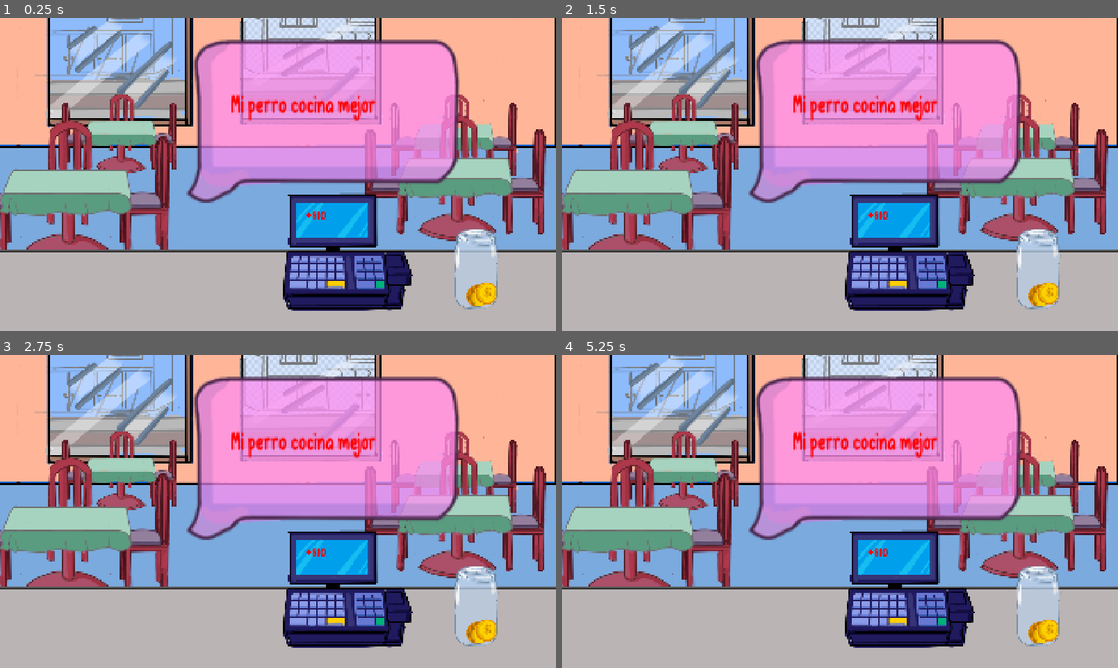
Above: before the commit, frames 1-4 (two rows, left to right).
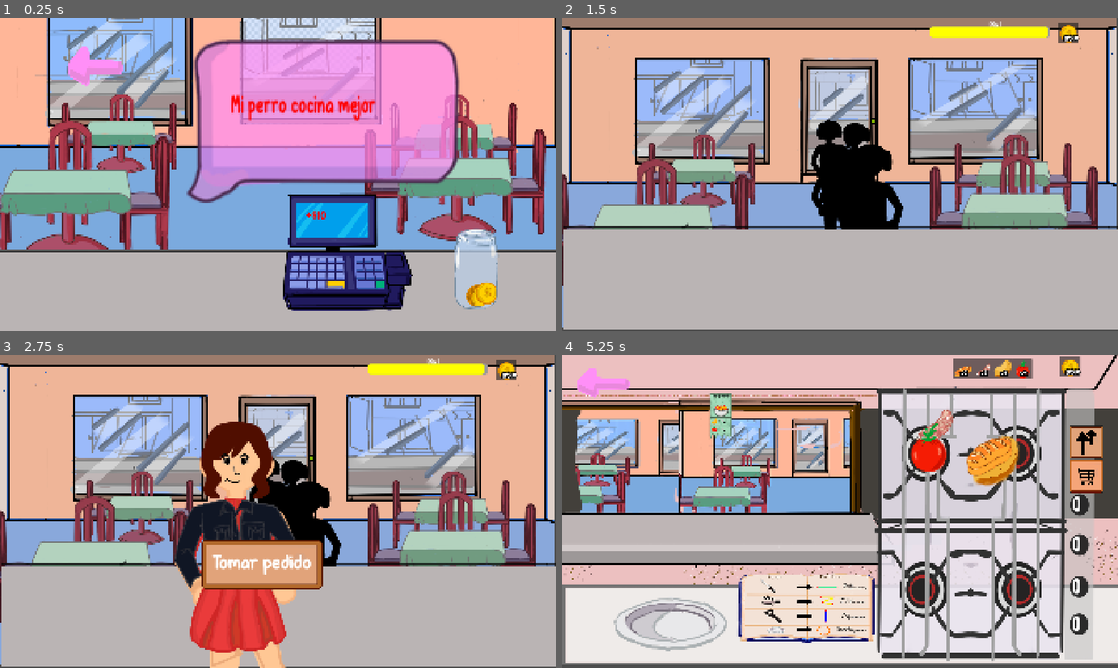
Above: after the commit, the same moments.

Repository: KimHana1/chorikazam
Game: Godot game, scene res://Escenas/entrega.tscn
Same seed, same stepped clock (60 frames per second), same inputs: the game is played once before the commit and once after it. This scene is started directly instead of the project's main scene.
Inputs (mouse positions are in pixels of both pictures, inside the frame that each line leads up to):
- Up to frame 1 (0.25 s): no input
- Up to frame 2 (1.5 s): click (656, 64) at 0.52 s; click (600, 268) at 1.27 s
- Up to frame 3 (2.75 s): click (38, 605) at 2.02 s
- Up to frame 4 (5.25 s): click (823, 564) at 2.75 s, where only the run after the commit has a clickable "Tomar pedido"; click (600, 605) at 3.52 s; move the mouse to (962, 495) at 4.27 s; click (962, 495) at 4.42 s; click (828, 564) at 5 s, where only the run after the commit has a clickable "Cocinar"

The runs differ from the first frame. In frame 1, 0.6% of the frame differs, in the area x 12-23%, y 9-22%; in frame 2, 71%; in frame 3, 76%; in frame 4, 98%, in the area x 0-100%, y 0-100%.
Error before the commit: Invalid access to property or key 'id' on a base object of type 'Dictionary'. (res://entrega.gd:83)

Commit message:
arreglo de escenas

Diff:
--- a/Autoload/GameManager.gd
+++ b/Autoload/GameManager.gd
@@ -1,19 +1,26 @@
 extends Node
 
 var dia_actual := 1
-var duracion_dia := 150.0
-var tiempo_restante := 300.0
+var duracion_dia := 60.0
+var tiempo_restante := 60.0
 
-var clientes_por_dia := 3
+var clientes_por_dia := 5
 var clientes_restantes := 0
+var tutorial_visto: bool = false
+var dia_iniciado: bool = false
 
 func iniciar_dia():
+
+	if dia_iniciado:
+		return
+
 	tiempo_restante = duracion_dia
-
 	clientes_restantes = clientes_por_dia + (dia_actual - 1)
+	dia_iniciado = true
 
 	print("Iniciando Día: ", dia_actual, " | Clientes totales hoy: ", clientes_restantes)
 
 func siguiente_dia():
 	dia_actual += 1
+	dia_iniciado = false
 	iniciar_dia()
--- a/Autoload/Global.gd
+++ b/Autoload/Global.gd
@@ -5,81 +5,69 @@
 var monedas_jugador := 800.0
 var monedas_vendedor := 100.0
 
+# Inicializados todos los ingredientes base en 2 como querías (en minúsculas)
 var ingredientes : Dictionary[String,int] = {
-	"carne": 1,
+	"carne": 2,
 	"chorizo": 2,
 	"pan": 2,
 	"papa": 2,
-	"Tomate": 2,
-	"carne2": 1,
-	"chorizo2": 2,
-	"pan2": 2,
-	"papa2": 2,
-	"Tomate2": 2
+	"tomate": 2
 }
 
+# FUNCIÓN AUXILIAR: Quita los números de variante de forma segura (ej: "papa2" -> "papa")
+func _obtener_nombre_base(nombre: String) -> String:
+	var nombre_limpio = nombre.to_lower().strip_edges()
+	if nombre_limpio.ends_with("2") or nombre_limpio.ends_with("3"):
+		nombre_limpio = nombre_limpio.left(-1)
+	return nombre_limpio
 
-func agregar_ingrediente(nombre:String, cantidad:int = 1):
+func agregar_ingrediente(nombre: String, cantidad: int = 1):
+	var nombre_base = _obtener_nombre_base(nombre)
 
-	if ingredientes.has(nombre):
-		ingredientes[nombre] += cantidad
+	if ingredientes.has(nombre_base):
+		ingredientes[nombre_base] += cantidad
 	else:
-		ingredientes[nombre] = cantidad
+		ingredientes[nombre_base] = cantidad
 
-	print("Ingrediente agregado: ", nombre, " x", cantidad)
+	print("Ingrediente agregado al stock base: ", nombre_base, " x", cantidad)
 
-func quitar_ingrediente(nombre:String, cantidad:int = 1):
+func quitar_ingrediente(nombre: String, cantidad: int = 1):
+	var nombre_base = _obtener_nombre_base(nombre)
 
-	if ingredientes.has(nombre):
+	if ingredientes.has(nombre_base):
+		ingredientes[nombre_base] -= cantidad
+		if ingredientes[nombre_base] < 0:
+			ingredientes[nombre_base] = 0
 
-		ingredientes[nombre] -= cantidad
+	print("Ingrediente descontado del stock base: ", nombre_base, " x", cantidad)
 
-		if ingredientes[nombre] < 0:
-			ingredientes[nombre] = 0
+func cantidad_ingrediente(nombre: String) -> int:
+	var nombre_base = _obtener_nombre_base(nombre)
+	return ingredientes.get(nombre_base, 0)
 
-	print("Ingrediente usado: ", nombre, " x", cantidad)
-
-func cantidad_ingrediente(nombre:String) -> int:
-
-	return ingredientes.get(nombre, 0)
-
-func tiene_ingrediente(nombre:String, cantidad:int = 1) -> bool:
-
+func tiene_ingrediente(nombre: String, cantidad: int = 1) -> bool:
 	return cantidad_ingrediente(nombre) >= cantidad
 
-
-
-func agregar_monedas_jugador(cantidad:float):
-
+func agregar_monedas_jugador(cantidad: float):
 	monedas_jugador += cantidad
-
 	print("Jugador ganó: ", cantidad)
 	print("Monedas actuales: ", monedas_jugador)
 
-func quitar_monedas_jugador(cantidad:float):
-
+func quitar_monedas_jugador(cantidad: float):
 	monedas_jugador -= cantidad
-
 	if monedas_jugador < 0:
 		monedas_jugador = 0
-
 	print("Jugador gastó: ", cantidad)
 	print("Monedas actuales: ", monedas_jugador)
 
-func tiene_monedas_jugador(cantidad:float) -> bool:
-
+func tiene_monedas_jugador(cantidad: float) -> bool:
 	return monedas_jugador >= cantidad
 
-
-func agregar_monedas_vendedor(cantidad:float):
-
+func agregar_monedas_vendedor(cantidad: float):
 	monedas_vendedor += cantidad
-
 	print("Vendedor ganó: ", cantidad)
 
-func quitar_monedas_vendedor(cantidad:float):
-
+func quitar_monedas_vendedor(cantidad: float):
 	monedas_vendedor -= cantidad
-
 	if monedas_vendedor < 0:
 		monedas_vendedor = 0
--- a/Escenas/cocina.tscn
+++ b/Escenas/cocina.tscn
@@ -138,10 +138,12 @@
 texture = ExtResource("10_s4ijj")
 
 [node name="Line2D" type="Line2D" parent="." unique_id=2060014531]
+z_index = 5
 position = Vector2(487.00076, 246)
 scale = Vector2(0.8033979, 1.2278367)
 
 [node name="GPUParticles2D" type="GPUParticles2D" parent="." unique_id=578913103]
+z_index = 5
 emitting = false
 amount = 100
 lifetime = 1.12
--- a/Escenas/control.tscn
+++ b/Escenas/control.tscn
@@ -10,6 +10,10 @@
 anchors_preset = 15
 anchor_right = 1.0
 anchor_bottom = 1.0
+offset_left = 19.0
+offset_top = 41.0
+offset_right = 19.0
+offset_bottom = 41.0
 grow_horizontal = 2
 grow_vertical = 2
 script = ExtResource("1_jffye")
@@ -34,4 +38,13 @@
 flat = true
 script = ExtResource("4_jffye")
 
+[node name="Button" type="Button" parent="." unique_id=1902542340]
+layout_mode = 0
+offset_left = 815.0
+offset_top = 627.0
+offset_right = 884.0
+offset_bottom = 658.0
+text = "Tutorial"
+flat = true
+
 [connection signal="pressed" from="TextureRect/Button" to="." method="_on_button_pressed"]
--- a/Escenas/entrega.tscn
+++ b/Escenas/entrega.tscn
@@ -5,6 +5,7 @@
 [ext_resource type="Texture2D" uid="uid://ci6yql7nnvxn7" path="res://Sprites/Dialogo/burbujaDialogo.png" id="3_8asxu"]
 [ext_resource type="FontFile" uid="uid://dudv2hdvdaykx" path="res://fuente/Vanilla Caramel.otf" id="3_kuibo"]
 [ext_resource type="Texture2D" uid="uid://xp5f1cdphr7d" path="res://Sprites/cocinaYTicket/mezon.png" id="3_ts3px"]
+[ext_resource type="Texture2D" uid="uid://c2pupmw7bpw11" path="res://Comercio/comer/AssetsComercio/flecha come back foward.png" id="3_yr5bq"]
 [ext_resource type="Texture2D" uid="uid://w2h2epcd6fvt" path="res://Sprites/cocinaYTicket/caja registradora.png" id="5_6l6gt"]
 [ext_resource type="Texture2D" uid="uid://ckilu5kjk0gn2" path="res://Sprites/botones/frasco.png" id="7_yr5bq"]
 
@@ -25,6 +26,23 @@
 grow_vertical = 2
 script = ExtResource("1_ktrn0")
 
+[node name="TextureRect" type="TextureRect" parent="." unique_id=565015211]
+layout_mode = 0
+offset_right = 1920.0
+offset_bottom = 1080.0
+texture = ExtResource("2_fa828")
+
+[node name="BotonRegresar" type="Button" parent="." unique_id=1166285098]
+layout_mode = 0
+offset_left = 27.999998
+offset_top = 2.9999998
+offset_right = 636.0
+offset_bottom = 311.0
+scale = Vector2(0.32885724, 0.5827746)
+pivot_offset = Vector2(304, 154)
+icon = ExtResource("3_yr5bq")
+flat = true
+
 [node name="DialogoFinal" type="Sprite2D" parent="." unique_id=1845310212]
 z_index = 3
 position = Vector2(1117, 497.00003)
@@ -43,13 +61,7 @@
 [node name="IconoComida" type="Sprite2D" parent="." unique_id=601504158]
 z_index = 2
 position = Vector2(600, 802)
-scale = Vector2(-0.10213913, 0.5)
-
-[node name="TextureRect" type="TextureRect" parent="." unique_id=565015211]
-layout_mode = 0
-offset_right = 1920.0
-offset_bottom = 1080.0
-texture = ExtResource("2_fa828")
+scale = Vector2(1, 0.5)
 
 [node name="LabelResultado" type="Label" parent="." unique_id=864899300]
 z_index = 4
@@ -91,4 +103,6 @@
 position = Vector2(1661, 860)
 texture = ExtResource("7_yr5bq")
 
+[connection signal="mouse_exited" from="BotonRegresar" to="." method="_on_boton_regresar_mouse_exited"]
+[connection signal="pressed" from="BotonRegresar" to="." method="_on_boton_regresar_pressed"]
 [connection signal="pressed" from="BotonContinuar" to="." method="_on_boton_continuar_pressed"]
--- a/Script/cliente.gd
+++ b/Script/cliente.gd
@@ -27,6 +27,30 @@
 	$FilaClientes/Pos4,
 	$FilaClientes/Pos5
 ]
+@onready var video_tutorial = $CanvasLayer/VideoTutorial
+@onready var boton_cerrar_tutorial = $CanvasLayer/BotonCerrarTutorial
+
+
+
+func _on_button_tomar_pedido_pressed() -> void:
+	if is_instance_valid(boton_tomar_pedido):
+		boton_tomar_pedido.visible = false
+	if is_instance_valid(boton_cocinar):
+		boton_cocinar.visible = false
+
+	await get_tree().create_timer(1.0).timeout
+	mostrar_globo_pedido()
+	var pedido_actual_dict = PedidoManager.obtener_pedido_por_id(id_pedido_actual)
+	if pedido_actual_dict and pedido_actual_dict.has("nombre"):
+		label_globo.text = "Quiero " + str(pedido_actual_dict["nombre"])
+
+
+	await get_tree().create_timer(0.5).timeout
+
+
+	if is_instance_valid(boton_cocinar):
+		boton_cocinar.visible = true
+
 var escena_cliente_fila = preload("res://Escenas/cliente_fila.tscn")
 var fila_visual = []
 var timer_spawn: float = 0.0
@@ -94,6 +118,8 @@
 		mostrar_resultado_cliente()
 	else:
 		atendiendo = false
+	if is_instance_valid(boton_cocinar):
+		boton_cocinar.visible = false
 
 func ocultar_toda_la_ui():
 	if plato_preparado: plato_preparado.visible = false
@@ -127,7 +153,7 @@
 
 	if fila_visual.size() < posiciones_espera.size() and not dia_finalizado:
 		timer_spawn += delta
-		if timer_spawn >= 2.5:
+		if timer_spawn >= 1.5:
 			timer_spawn = 0.0
 			spawnear_en_fila()
 
@@ -185,8 +211,9 @@
 func flujo_nuevo_cliente():
 	if GameManager.clientes_restantes <= 0: return
 	GameManager.clientes_restantes -= 1
+
+
 	ocultar_toda_la_ui()
-
 	PedidoManager.cliente_actual_tipo = cliente_actual_tipo
 	cambiar_sprite_cliente(ESTADO_PRINCIPAL)
 
@@ -194,19 +221,9 @@
 	var nuevo_pedido = PedidoManager.registrar_nuevo_pedido(receta_random, clientes[cliente_actual_tipo]["color"])
 	id_pedido_actual = nuevo_pedido["id"]
 
+
 	if boton_tomar_pedido:
 		boton_tomar_pedido.visible = true
-
-func _on_button_tomar_pedido_pressed() -> void:
-	boton_tomar_pedido.visible = false
-
-	mostrar_globo_pedido()
-
-	label_globo.text = "Quiero " + PedidoManager.obtener_pedido_por_id(id_pedido_actual)["nombre"]
-
-	await get_tree().create_timer(1.0).timeout
-
-	boton_cocinar.visible = true
 
 func mostrar_globo_pedido():
 	var pedido = PedidoManager.obtener_pedido_por_id(id_pedido_actual)
--- a/Script/cocina.gd
+++ b/Script/cocina.gd
@@ -170,11 +170,28 @@
 	var pedido = PedidoManager.pedido_actual
 	if pedido.is_empty() or not pedido.has("ingredientes"):
 		return
+
 	for ingrediente in pedido["ingredientes"].keys():
 		var nombre = ingrediente.to_lower()
 		Global.quitar_ingrediente(nombre, 1)
+	for nodo_ingrediente in get_tree().get_nodes_in_group("ingredientes"):
+		if "nombre_ingrediente" in nodo_ingrediente:
+			var nombre_limpio = nodo_ingrediente.nombre_ingrediente.to_lower()
+
+
+			if not Global.tiene_ingrediente(nombre_limpio, 1):
+
+				nodo_ingrediente.hide()
+				if "congelado" in nodo_ingrediente:
+					nodo_ingrediente.congelado = true
+				if nodo_ingrediente is Area2D:
+					nodo_ingrediente.monitorable = false
+					nodo_ingrediente.monitoring = false
+
+
 	if inventario:
 		inventario.actualizar_inventario()
+
 
 func verificar_ingrediente(nombre_ingrediente: String, paso: String):
 	var nombre_original_con_numero = nombre_ingrediente.to_lower()
@@ -209,7 +226,7 @@
 			pasos_completados[nombre_base].append(paso)
 			print(nombre_base, " paso correcto: ", paso)
 
-			# ESCUDO DE VALIDACIÓN: Solo viaja al plato si completó el 100% de los pasos
+
 			if ingrediente_terminado(nombre_base):
 				marcar_ingrediente_correcto(nombre_original_con_numero)
 
@@ -224,19 +241,27 @@
 	nombre_ingrediente = nombre_ingrediente.to_lower()
 	var pedido = PedidoManager.pedido_actual
 
-	if pedido.is_empty() or not pedido["ingredientes"].has(nombre_ingrediente):
+
+	var nombre_base = nombre_ingrediente
+	if nombre_base.ends_with("2") or nombre_base.ends_with("3"):
+		nombre_base = nombre_base.left(-1)
+
+	if pedido.is_empty() or not pedido.has("ingredientes") or not pedido["ingredientes"].has(nombre_base):
 		return false
-	if not pasos_completados.has(nombre_ingrediente):
+
+
+	if not pasos_completados.has(nombre_base):
 		return false
 
-	var pasos_necesarios = pedido["ingredientes"][nombre_ingrediente]
-
+	var pasos_necesarios = pedido["ingredientes"][nombre_base]
+	var pasos_hechos = pasos_completados[nombre_base]
 
 	for p in pasos_necesarios:
-		if p not in pasos_completados[nombre_ingrediente]:
+		if p not in pasos_hechos:
 			return false
 
 	return true
+
 
 func obtener_nodo_ingrediente(nombre_ingrediente: String):
 	nombre_ingrediente = nombre_ingrediente.to_lower()
--- a/Script/ticket.gd
+++ b/Script/ticket.gd
@@ -26,7 +26,7 @@
 }
 
 func _ready():
-	ticket_mini.visible = true
+	#ticket_mini.visible = true
 	if visor_grande:
 		visor_grande.visible = false
 		visor_grande.offset = Vector2(1065, 300)
@@ -53,8 +53,14 @@
 	id_pedido = datos["id"]
 	datos_actuales = datos
 
-	if tickets_bebe.has(datos["nombre"]):
-		ticket_mini.texture_normal = tickets_bebe[datos["nombre"]]
+
+	if tickets_bebe.has(datos["nombre"]) and ticket_mini != null:
+		if ticket_mini.has_method("set_texture_normal"):
+			ticket_mini.texture_normal = tickets_bebe[datos["nombre"]]
+		elif "texture" in ticket_mini:
+			ticket_mini.texture = tickets_bebe[datos["nombre"]]
+		elif "texture_under" in ticket_mini:
+			ticket_mini.texture_under = tickets_bebe[datos["nombre"]]
 
 	if tickets_grandes.has(datos["nombre"]) and imagen_grande:
 		imagen_grande.texture = tickets_grandes[datos["nombre"]]
@@ -62,11 +68,12 @@
 	if datos.has("color") and identificador_color:
 		identificador_color.color = datos["color"]
 
-	if datos.has("paciencia_actual"):
+	if datos.has("paciencia_actual") and paciencia_cliente:
 		paciencia_cliente.value = datos["paciencia_actual"]
 		actualizar_color_barra(datos["paciencia_actual"])
 
-	ticket_mini.visible = true
+	self.visible = true
+
 
 func _process(_delta):
 
--- a/entrega.gd
+++ b/entrega.gd
@@ -67,7 +67,7 @@
 			label_ganancia.modulate = Color.YELLOW
 
 	else:
-		pago = 5
+		pago = 1
 		if label_resultado:
 			label_resultado.text = "Mi perro cocina mejor"
 			label_resultado.modulate = Color.RED
@@ -84,3 +84,22 @@
 	PedidoManager.pedido_completado = false
 
 	get_tree().change_scene_to_file(escena_cliente)
+
+func _on_boton_regresar_mouse_exited() -> void:
+	var tween = create_tween().set_trans(Tween.TRANS_SINE).set_ease(Tween.EASE_OUT)
+	tween.tween_property($BotonRegresar, "scale", Vector2(0.5, 0.5), 0.5)
+
+func _on_boton_regresar_pressed() -> void:
+	print("Regresando a la escena del cliente...")
+
+
+	var tween = create_tween().set_trans(Tween.TRANS_SINE).set_ease(Tween.EASE_IN)
+	tween.tween_property($BotonRegresar, "scale", Vector2(0.9, 0.9), 0.08)
+
+
+	await tween.finished
+
+	if "pedido_completado" in PedidoManager:
+		PedidoManager.pedido_completado = false
+
+	get_tree().change_scene_to_file("res://Escenas/cliente.tscn")
Binary file added: Autoload/TickectCarnePapas.png
Not shown, added: Autoload/TickectCarnePapas.png.import
Not shown, added: videos/Proyecto.ogv.uid
Not shown, added: Sprites/50b5dde0-212c-4bd2-aa57-1678bbc32d2a.jfif
Not shown, added: Sprites/botones/50b5dde0-212c-4bd2-aa57-1678bbc32d2a.jfif
Not shown, added: fuente/Proyecto.mp4
Not shown, added: videos/Proyecto.mp4
Not shown, added: videos/Proyecto.ogv
